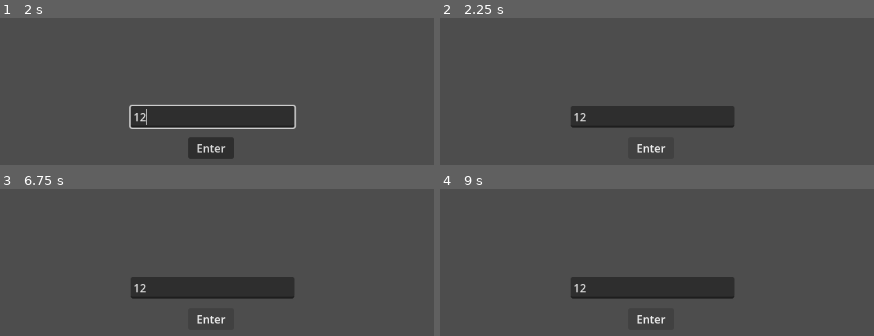
Above: before the commit, frames 1-4 (two rows, left to right).
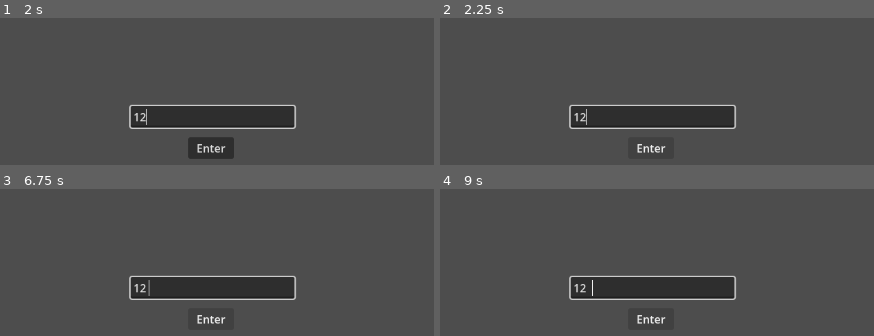
Above: after the commit, the same moments.

Repository: Gushenp/the_math
Game: Godot game, scene res://objetos/inicio.tscn
The game is run twice, just before and just after one commit, with the same random seed, the same clock (stepped at 60 frames per second) and the same inputs.
Inputs (mouse positions are in pixels of both pictures, inside the frame that each line leads up to):
- Up to frame 1 (2 s): click "Start" at 0.5 s; click (212, 116) at 1.27 s; type "12" at 1.35 s
- Up to frame 2 (2.25 s): click "Enter" at 2 s
- Up to frame 3 (6.75 s): click "Enter" at 2.75 s; click "Enter" at 3.5 s; tap Enter at 4.25, 5.75 s; tap Keypad Enter (enter) every 0.75 s from 4.35 to 6.6 s; tap Space at 5, 6.5 s
- Up to frame 4 (9 s): tap Enter at 7.25 s; tap Keypad Enter (enter) at 7.35, 8.1, 8.85 s; tap Space at 8 s

Frame 1 is identical in both runs. In frame 2, 0.9% of the frame differs, in the area x 29-69%, y 59-76%; in frame 3, 1.0%; in frame 4, 0.9%.
Error before the commit: Invalid type in function 'randi_range' in base 'RandomNumberGenerator'. Cannot convert argument 1 from Nil to int. (res://scripts/interface.gd:43)
Error after the commit: Invalid type in function 'randi_range' in base 'RandomNumberGenerator'. Cannot convert argument 1 from Nil to int. (res://scripts/interface.gd:46)

Commit message:
Correção calculo de resultado

Diff:
--- a/objetos/Jogo.tscn
+++ b/objetos/Jogo.tscn
@@ -4,6 +4,7 @@
 
 [node name="Jogo" type="Control" unique_id=255386979]
 layout_mode = 3
+anchors_preset = 15
 anchor_right = 1.0
 anchor_bottom = 1.0
 script = ExtResource("1_sstdc")
--- a/scripts/inicio.gd
+++ b/scripts/inicio.gd
@@ -2,10 +2,12 @@
 
 @onready var campo1 = $Casa1
 @onready var campo2 = $Casa2
+@onready var operacao = $Operacao
 
 
 func _on_button_button_down() -> void:
 	Dados.campo1ID = campo1.get_selected_id()
 	Dados.campo2ID = campo2.get_selected_id()
+	Dados.operacaoID = operacao.get_selected_id()
 	get_tree().change_scene_to_file("res://objetos/Jogo.tscn")
 	pass
--- a/scripts/interface.gd
+++ b/scripts/interface.gd
@@ -3,37 +3,40 @@
 @onready var campoDeEntrada = $LineEdit
 
 func _ready() -> void:
+	cacularResultadoEsperado()
 	pass
 
-func _on_button_pressed() -> void:
-	cacularResultadoEsperado()
+func _process(delta: float) -> void:
+	#enterPressionado()
+	calcularAcerto()
 
-#func calcularAcerto():
-#	var entradaUsuario = campoDeEntrada.text
-#
-#	if entradaUsuario.is_valid_int():
-#		var numero = entradaUsuario.to_int()
 
-func retornarQuantidadeCasaMax(campo):
-	if campo == 1:
+func enterPressionado():
+	if Input.is_action_just_pressed("enter"):
+		calcularAcerto()
+
+
+func retornarQuantidadeCasaMax(value):
+	if value == 1:
 		return 9
 
-	if campo == 2:
+	if value == 2:
 		return 99
 
-	if campo == 3:
+	if value == 3:
 		return 999
 
-func retornarQuantidadeCasaMin(campo):
-	if campo == 1:
+func retornarQuantidadeCasaMin(value):
+	if value == 1:
 		return 1
 
-	if campo == 2:
+	if value == 2:
 		return 10
 
-	if campo == 3:
+	if value == 3:
 		return 100
 
+var resultado
 func cacularResultadoEsperado():
 	var numeroMax1 = retornarQuantidadeCasaMax(Dados.campo1ID)
 	var numeroMax2 = retornarQuantidadeCasaMax(Dados.campo2ID)
@@ -43,5 +46,20 @@
 	var numero1 = randi_range(numeroMin1, numeroMax1)
 	var numero2 = randi_range(numeroMin2, numeroMax2)
 
-	print(numero1)
-	print(numero2)
+	if (Dados.operacaoID == 0):
+		resultado = numero1 + numero2
+
+	print(numero1, "+", numero2, "=", resultado)
+
+func calcularAcerto():
+	var entradaUsuario = campoDeEntrada.text
+
+	if entradaUsuario.is_valid_int():
+		var numeroUsuario = entradaUsuario.to_int()
+
+		if numeroUsuario == resultado:
+			print("Acertou!")
+			campoDeEntrada.clear()
+			cacularResultadoEsperado()
+
+		campoDeEntrada.grab_focus()
